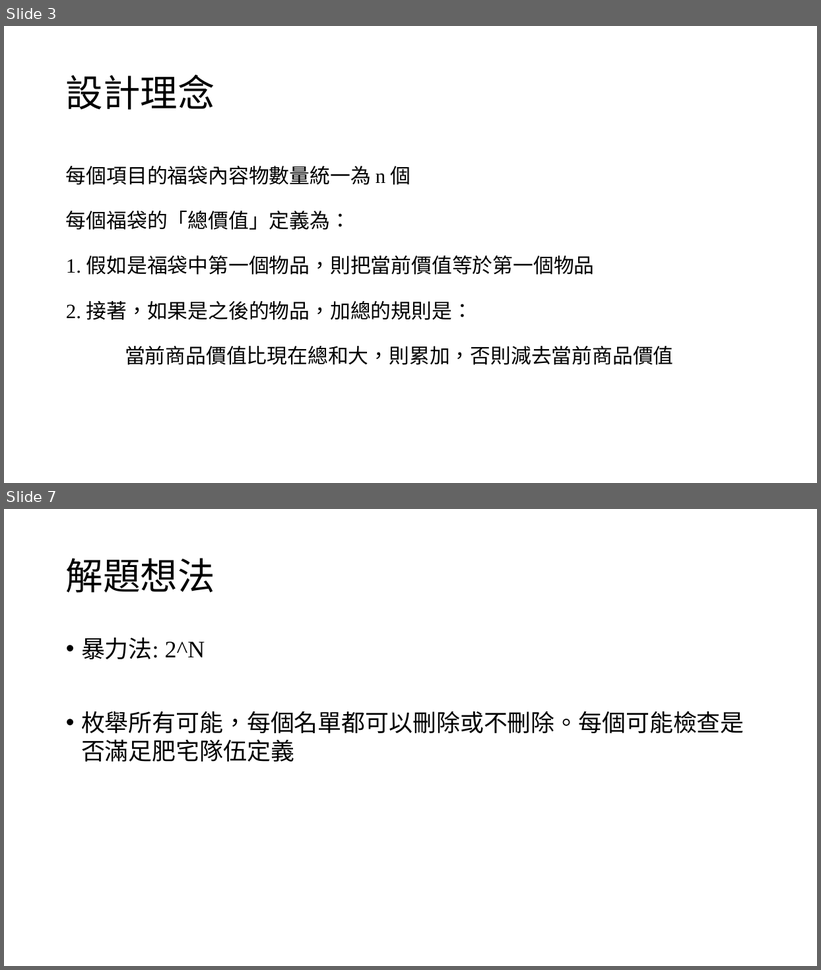
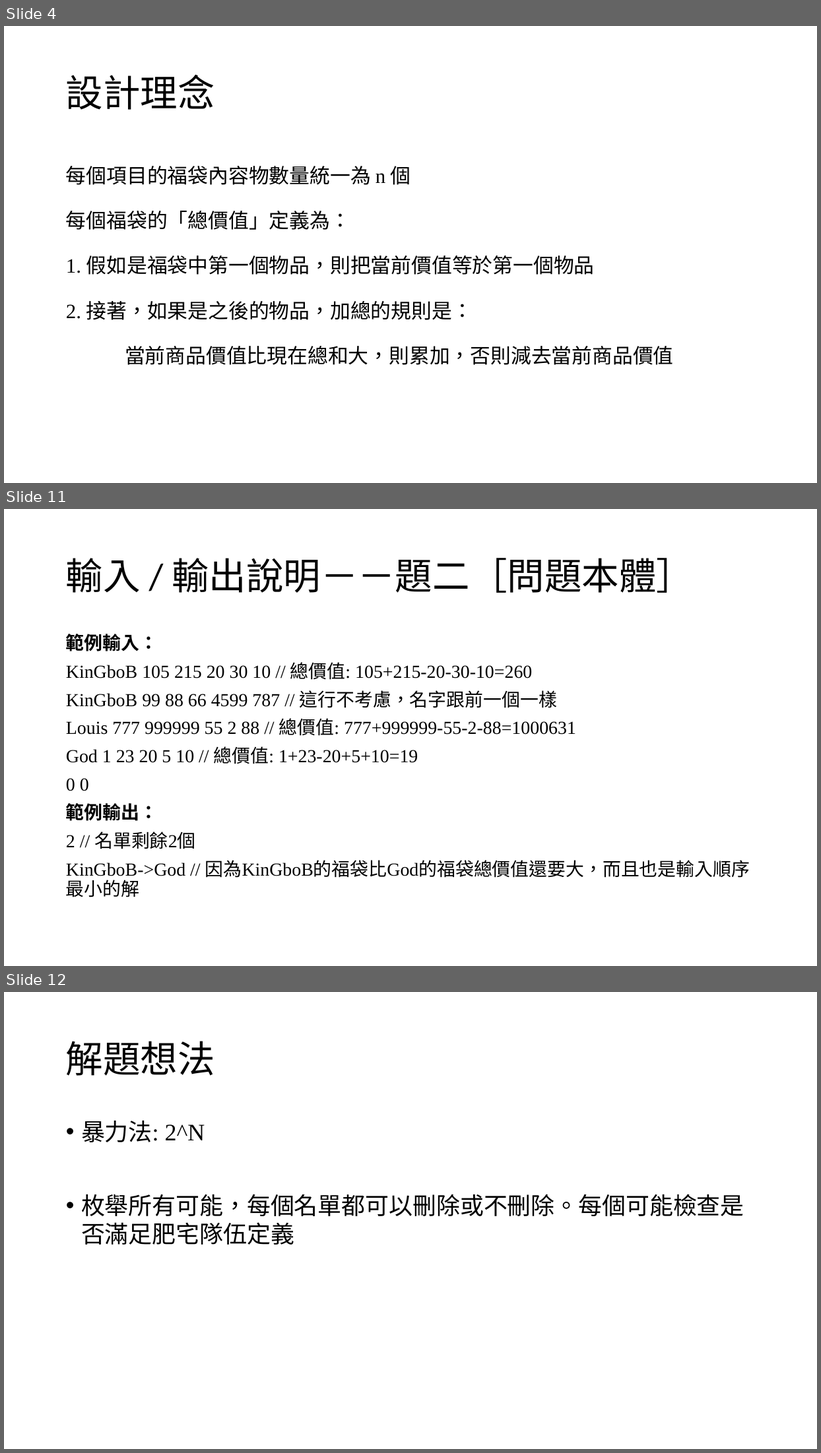
Before and after one commit to louisfghbvc/GenericProgrammingSTL, a slide deck: HW4 應用程式設計/說明.pptx. Shown one above the other, each under a label of ours: slides 3 and 7 before the commit, slides 4, 11 and 12 after it; the slides between them are not shown. The pictures are 821x970 and 821x1453 pixels, drawn with LibreOffice and Linux fonts; fonts in the diff are those of the drawing. Boxes give left, top, right and bottom in pixels: in the first picture for what was removed or moved away, otherwise in the second. Text is boxed around its words. In the diff, an @@ line names an element or a change of style, - is before the commit and + after.

Commit message:
ppt說明部分&word微調

```diff
--- a/HW4 應用程式設計/說明.pptx
+++ b/HW4 應用程式設計/說明.pptx
@@ slide 11 added at (4,509,817,966), background #FFFFFF @@
@@ title added at (66,558,694,593), 44 pt, text #000000 @@
+輸入 / 輸出說明－－題二［問題本體］
@@ text added at (66,634,750,898), 21.7 pt, text #000000 @@
+範例輸入：
+KinGboB 105 215 20 30 10 // 總價值: 105+215-20-30-10=260
+KinGboB 99 88 66 4599 787 // 這行不考慮，名字跟前一個一樣
+Louis 777 999999 55 2 88 // 總價值: 777+999999-55-2-88=1000631
+God 1 23 20 5 10 // 總價值: 1+23-20+5+10=19
+0 0
+範例輸出：
+2 // 名單剩餘2個
+KinGboB->God // 因為KinGboB的福袋比God的福袋總價值還要大，而且也是輸入順序最小的解
@@ what was slide 3 is now slide 4 @@
@@ what was slide 7 is now slide 12 @@
```
Also in this commit, not shown: 3 slides changed, 5 other slides added, 1 slide removed, 3 other files.
